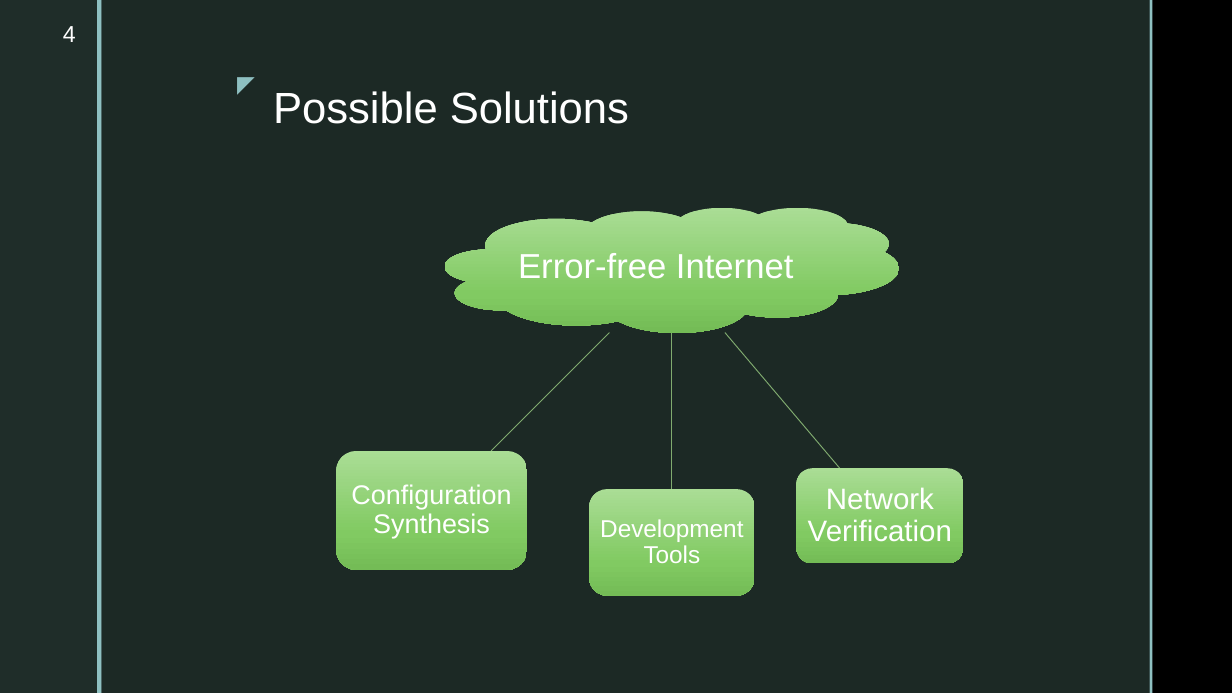
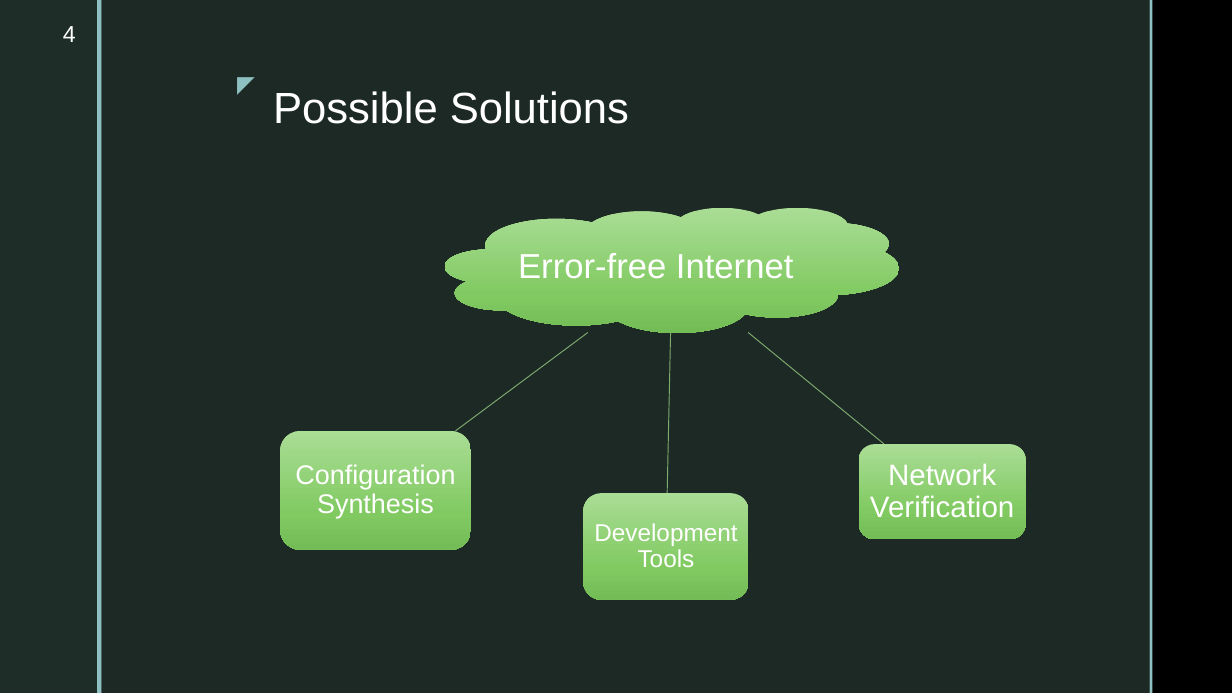
Before and after one commit to ahsanMah/config-completion, a slide deck: slide 4 of Final Presentation.pptx. Drawn at 1232x693 pixels with LibreOffice and Linux fonts; fonts in the diff are those of the drawing; background and template pictures are left out. Boxes give left, top, right and bottom in pixels: in the first picture for what was removed or moved away, otherwise in the second. Text is boxed around its words. In the diff, an @@ line names an element or a change of style, - is before the commit and + after.

```diff
--- a/Final Presentation.pptx
+++ b/Final Presentation.pptx
@@ freeform shape at [455, 333, 587, 431]: rotation 135 to 143 degrees; outline redrawn @@
@@ freeform shape at [667, 333, 671, 494]: rotation 90 to 91 degrees; outline redrawn @@
@@ freeform shape at [748, 332, 884, 444]: rotation 49 to 39 degrees; outline redrawn @@
@@ rounded rectangle: place and size @@
-rounded rectangle at [336, 451, 527, 570]
+rounded rectangle at [280, 431, 470, 550]
@@ text "Configuration Synthesis": place and size @@
-text "Configuration Synthesis" at [351, 484, 511, 538]
+text "Configuration Synthesis" at [295, 464, 455, 518]
@@ rounded rectangle: place and size @@
-rounded rectangle at [797, 469, 964, 564]
+rounded rectangle at [859, 445, 1026, 540]
@@ text "Network Verification": place and size @@
-text "Network Verification" at [808, 487, 952, 541]
+text "Network Verification" at [870, 463, 1014, 517]
@@ rounded rectangle: place and size @@
-rounded rectangle at [590, 489, 755, 595]
+rounded rectangle at [583, 494, 749, 600]
@@ text "Development Tools": place and size @@
-text "Development Tools" at [600, 519, 743, 563]
+text "Development Tools" at [594, 523, 737, 567]
```
Also in this commit, not shown: 8 other slides changed, 4 slides added, 1 other file.
